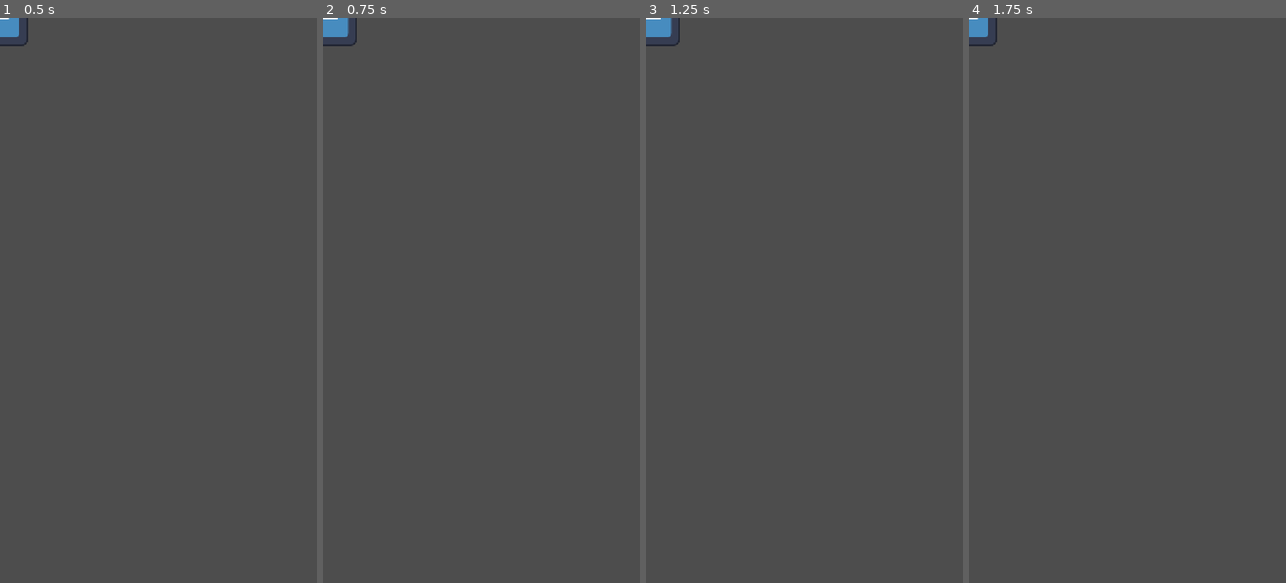
Above: before the commit, frames 1-4 (left to right).
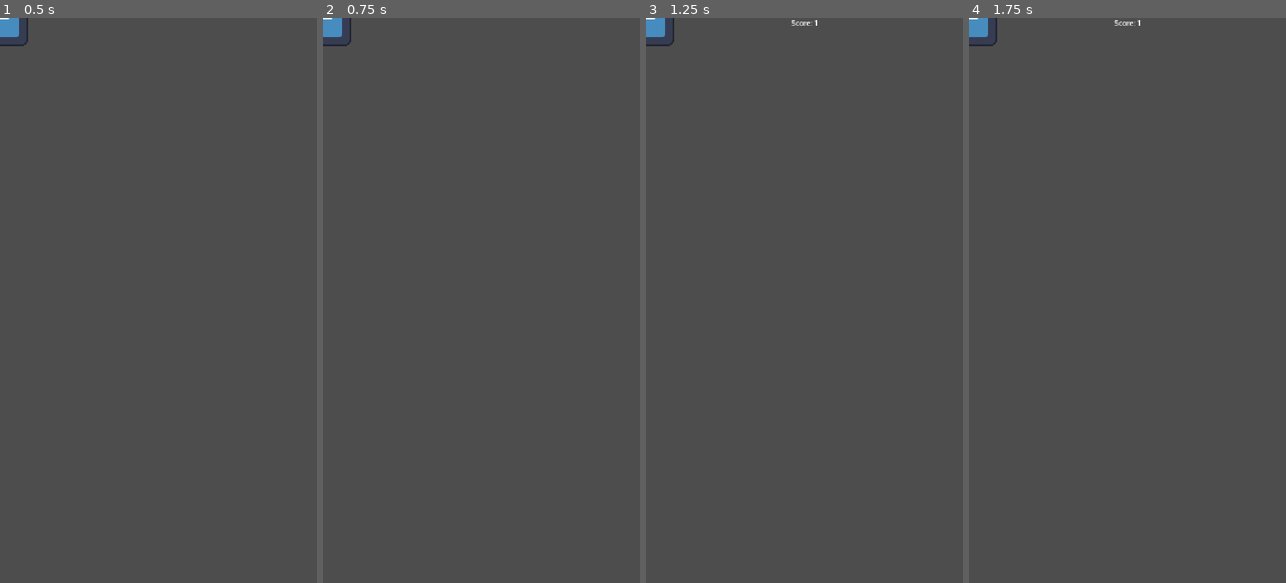
Above: after the commit, the same moments.

Repository: mindware-git/climb
Game: Godot game, scene res://main.tscn
The game is run twice, just before and just after one commit, with the same random seed, the same clock (stepped at 60 frames per second) and the same inputs. The engine's default icon, where the game draws it, is replaced by a stand-in: a white triangle on a blue panel in a dark square.
Inputs (mouse positions are in pixels of both pictures, inside the frame that each line leads up to):
- Up to frame 1 (0.5 s): no input
- Up to frame 2 (0.75 s): tap Enter at 0.5 s; move the mouse to (551, 272) at 0.52 s; click (551, 272) at 0.67 s
- Up to frame 3 (1.25 s): no input
- Up to frame 4 (1.75 s): tap Space at 1.25 s; move the mouse to (1064, 328) at 1.27 s; click (1064, 328) at 1.42 s

Frame 1 is identical in both runs. In frame 2, 0.1% of the frame differs, in the area x 2-11%, y 0-5%; in frame 3, 0.2%, in the area x 2-54%, y 0-5%; in frame 4, less than 0.1%.

Commit message:
Add timer
Signed-off-by: Kwanghoon Son <kwangson@yahoo.com>

Diff:
--- a/main.gd
+++ b/main.gd
@@ -1,5 +1,7 @@
 extends Node2D
 
+var score := 0
 
 func _on_timer_timeout() -> void:
-	pass # Replace with function body.
+	score += 1
+	$CanvasLayer/ScoreLabel.text = "Score: %d" % score
--- a/main.tscn
+++ b/main.tscn
@@ -7,12 +7,18 @@
 script = ExtResource("1_ig7tw")
 
 [node name="Timer" type="Timer" parent="."]
+autostart = true
 
 [node name="CanvasLayer" type="CanvasLayer" parent="."]
 
 [node name="ScoreLabel" type="Label" parent="CanvasLayer"]
-offset_right = 40.0
+anchors_preset = 5
+anchor_left = 0.5
+anchor_right = 0.5
+offset_left = -0.5
+offset_right = 0.5
 offset_bottom = 23.0
+grow_horizontal = 2
 
 [node name="Player" parent="." instance=ExtResource("2_0xm2m")]
 
--- a/player.gd
+++ b/player.gd
@@ -27,5 +27,5 @@
 		velocity.x = - speed
 	elif is_right_pressed:
 		velocity.x = speed
-
+	velocity *= delta
 	move_and_slide()
--- a/project.godot
+++ b/project.godot
@@ -27,3 +27,4 @@
 
 renderer/rendering_method="gl_compatibility"
 renderer/rendering_method.mobile="gl_compatibility"
+textures/vram_compression/import_etc2_astc=true
Not shown, changed: .gitignore
